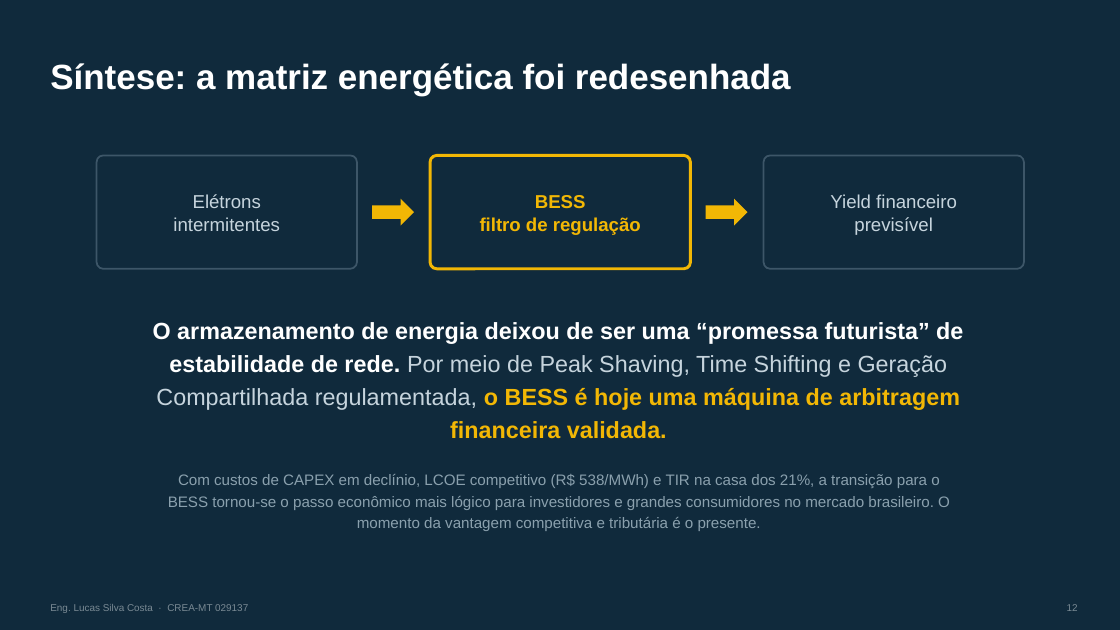
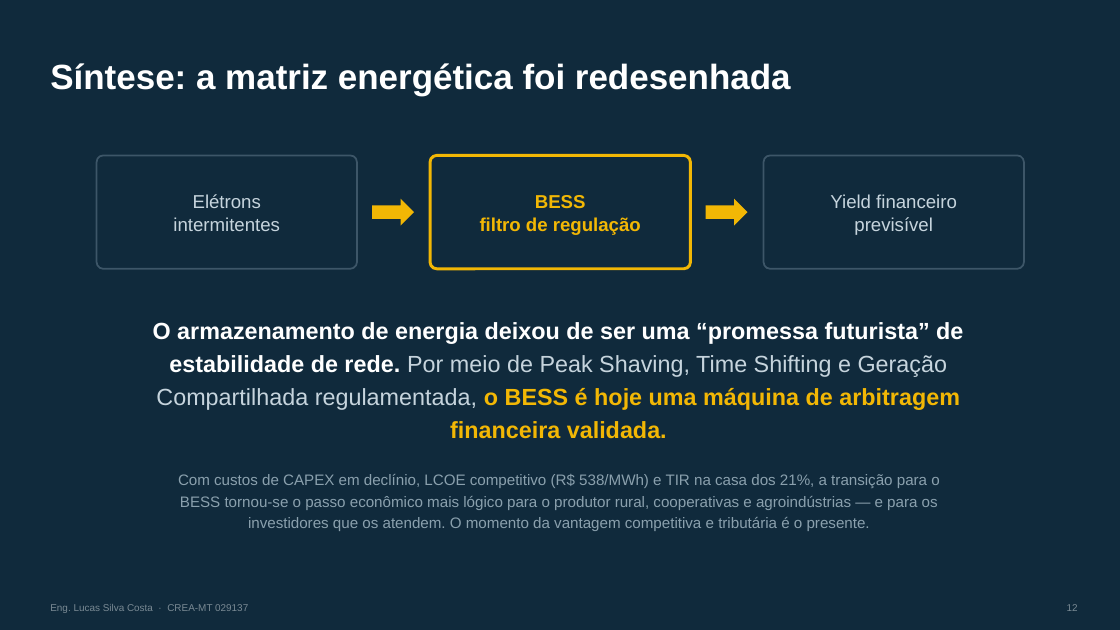
Before and after one commit to Lucas200988/sonare-crm, a slide deck: slide 12 of apresentacoes/BESS_Brasil_Lucas_Silva_Costa.pptx. Drawn at 1120x630 pixels with LibreOffice and Linux fonts; fonts in the diff are those of the drawing. Boxes give left, top, right and bottom in pixels: in the first picture for what was removed or moved away, otherwise in the second. Text is boxed around its words. In the diff, an @@ line names an element or a change of style, - is before the commit and + after.

```diff
--- a/apresentacoes/BESS_Brasil_Lucas_Silva_Costa.pptx
+++ b/apresentacoes/BESS_Brasil_Lucas_Silva_Costa.pptx
@@ text at (178,474,939,531): text changed @@
-Com custos de CAPEX em declínio, LCOE competitivo (R$ 538/MWh) e TIR na casa dos 21%, a transição para o BESS tornou-se o passo econômico mais lógico para investidores e grandes consumidores no mercado brasileiro. O momento da vantagem competitiva e tributária é o presente.
+Com custos de CAPEX em declínio, LCOE competitivo (R$ 538/MWh) e TIR na casa dos 21%, a transição para o BESS tornou-se o passo econômico mais lógico para o produtor rural, cooperativas e agroindústrias — e para os investidores que os atendem. O momento da vantagem competitiva e tributária é o presente.
```
Also in this commit, not shown: 7 other slides changed.
